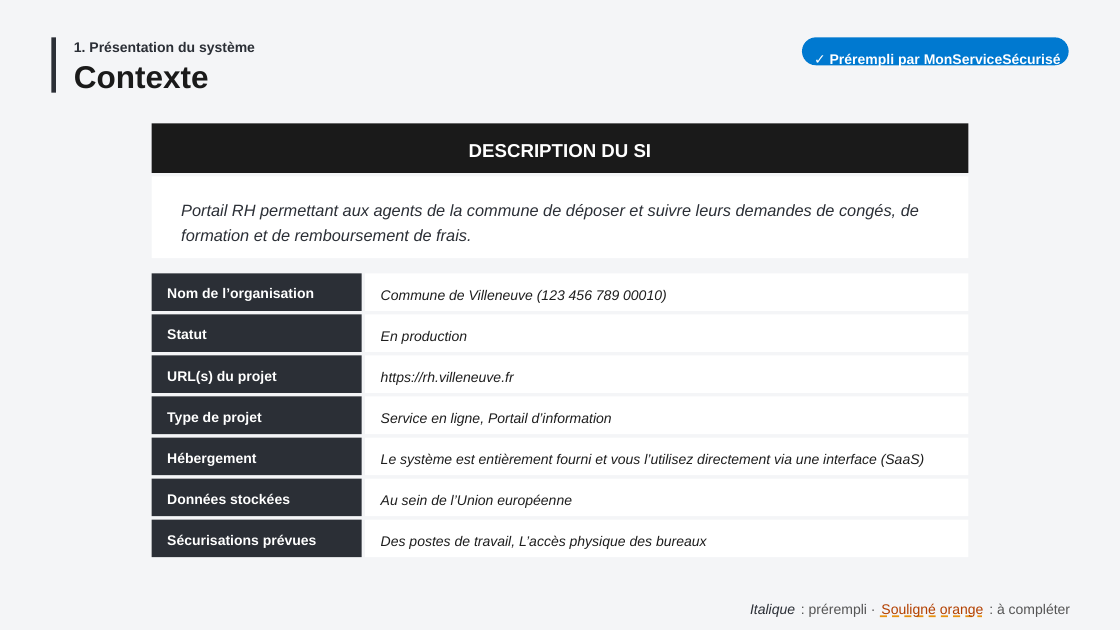
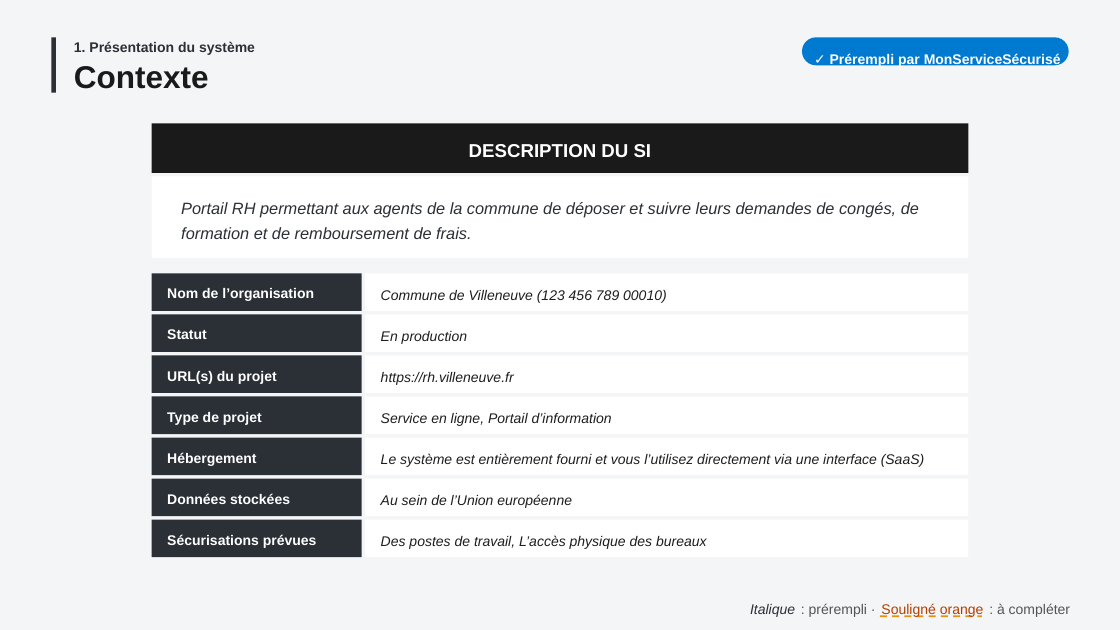
Before and after one commit to betagouv/mon-service-securise, a slide deck: slide 7 of src/vuesPowerpoint/supportCommissionHomologation.pptx. Drawn at 1120x630 pixels with LibreOffice and Linux fonts; fonts in the diff are those of the drawing. Boxes give left, top, right and bottom in pixels: in the first picture for what was removed or moved away, otherwise in the second. Text is boxed around its words. In the diff, an @@ line names an element or a change of style, - is before the commit and + after.

Commit message:
[PPTX] Réduit la police de la description du SI selon sa longueur, puis la coupe
Tient compte des sauts de ligne : chaque paragraphe commence une
nouvelle ligne et est écrit dans son propre paragraphe PowerPoint.

```diff
--- a/src/vuesPowerpoint/supportCommissionHomologation.pptx
+++ b/src/vuesPowerpoint/supportCommissionHomologation.pptx
@@ text "Portail RH permettant aux agents ..." at [181, 202, 919, 239]: vertical alignment top to middle @@
```
Also in this commit, not shown: 3 other files.
